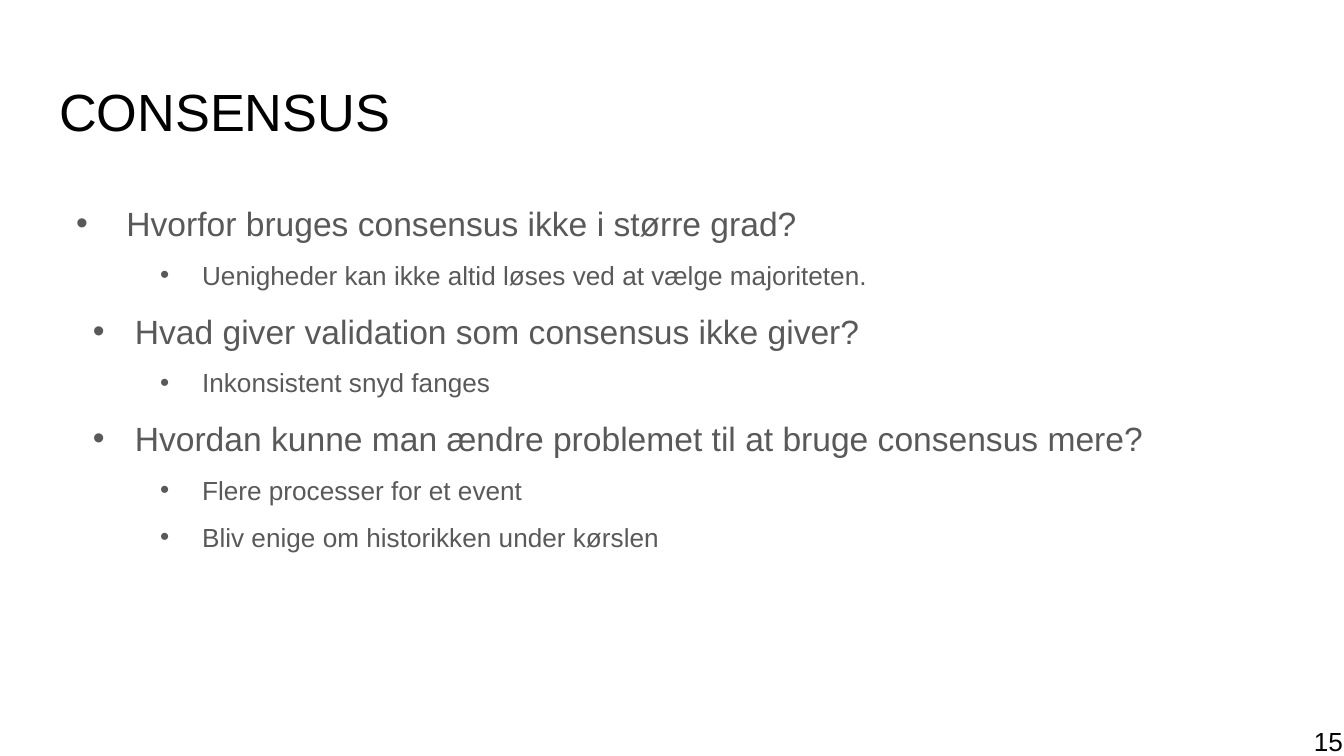
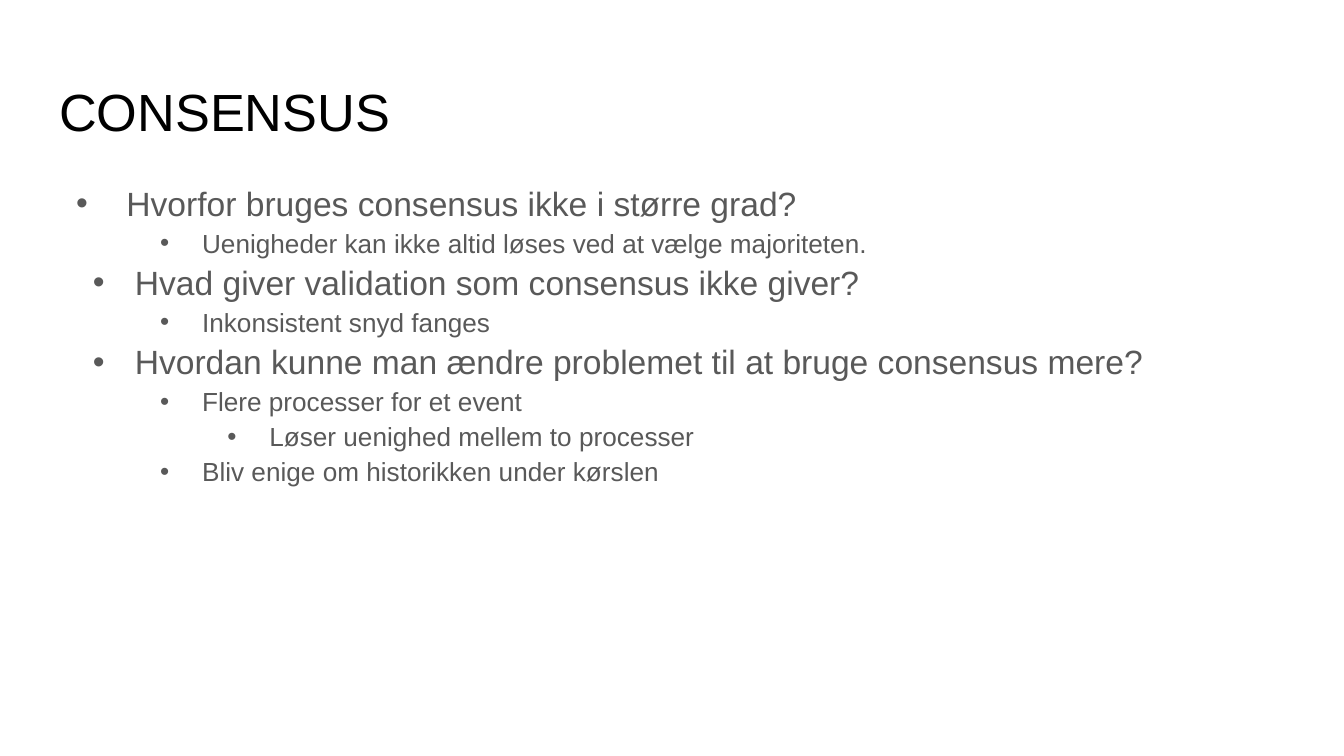
Before and after one commit to mikaellindemann/Distributed-Consensus, a slide deck: slide 18 of doc/Exam/Exam.pptx (slide 15 before the commit). Drawn at 1344x756 pixels with LibreOffice and Linux fonts; fonts in the diff are those of the drawing. Boxes give left, top, right and bottom in pixels: in the first picture for what was removed or moved away, otherwise in the second. Text is boxed around its words. In the diff, an @@ line names an element or a change of style, - is before the commit and + after.

```diff
--- a/doc/Exam/Exam.pptx
+++ b/doc/Exam/Exam.pptx
@@ text at [126, 191, 1143, 487]: line spacing 1.5 to 1; more space between paragraphs @@
@@ text at [269, 427, 694, 452]: paragraph added @@
+    • Løser uenighed mellem to processer
@@ page number removed at [1314, 733, 1343, 752] @@
-15
```
Also in this commit, not shown: 11 other slides changed, 7 slides added, 4 slides removed, 2 other files.
